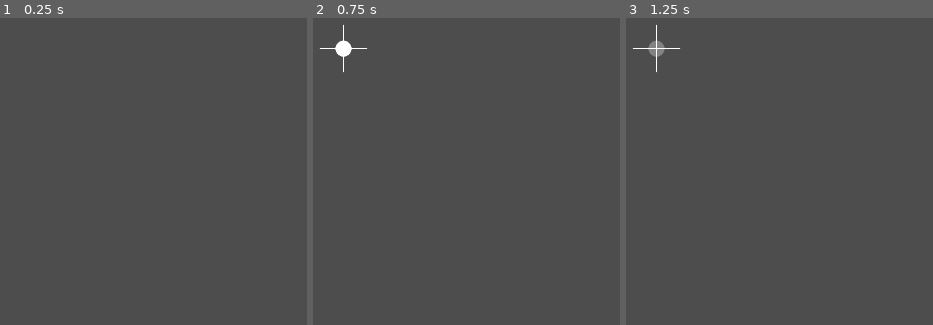
Above: before the commit, frames 1-3 (left to right).
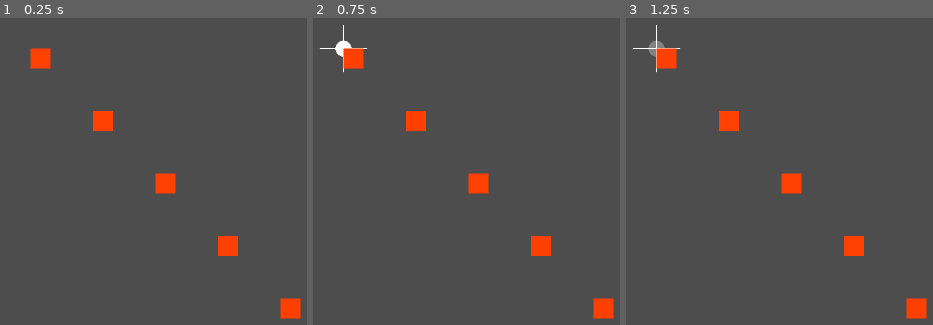
Above: after the commit, the same moments.

Repository: cappelnord/life-codes-interaction
Game: Godot game, scene res://interaction/interaction_root.tscn
Same seed, same stepped clock (60 frames per second), same inputs: the game is played once before the commit and once after it.
Inputs (mouse positions are in pixels of both pictures, inside the frame that each line leads up to):
- Up to frame 1 (0.25 s): no input
- Up to frame 2 (0.75 s): tap Enter at 0.5 s; move the mouse to (outside the picture) at 0.52 s; tap M (toggle_mouse_cursor) at 0.6 s; click (outside the picture) at 0.67 s
- Up to frame 3 (1.25 s): no input

The runs differ from the first frame. In frame 1, 2.3% of the frame differs, in the area x 9-99%, y 9-99%; in frame 2, 2.3%; in frame 3, 2.3%.

Commit message:
whole lot of work on interaction

Diff:
--- a/interaction/interaction_root.tscn
+++ b/interaction/interaction_root.tscn
@@ -1,10 +1,11 @@
-[gd_scene load_steps=6 format=3 uid="uid://dhgams4dad5a2"]
+[gd_scene load_steps=7 format=3 uid="uid://dhgams4dad5a2"]
 
 [ext_resource type="Script" path="res://interaction/scripts/websocket_controller.gd" id="1_sem6k"]
 [ext_resource type="Texture2D" uid="uid://dnh80j7shpx7e" path="res://interaction/graphics/qr_placeholder.png" id="2_oyg0d"]
 [ext_resource type="Script" path="res://interaction/scripts/qr_code_slot.gd" id="3_fiq1s"]
 [ext_resource type="Script" path="res://interaction/scripts/cursor_manager.gd" id="4_mivvh"]
 [ext_resource type="Script" path="res://interaction/scripts/mouse_cursor_controller.gd" id="5_c3jn7"]
+[ext_resource type="Script" path="res://interaction/scripts/code_block_manager.gd" id="6_deg0t"]
 
 [node name="InteractionRoot" type="Node2D"]
 
@@ -49,8 +50,20 @@
 id = "d"
 target_size = 180
 
+[node name="QR-d2" type="Sprite2D" parent="Interaction/WebSocketController"]
+texture_filter = 1
+position = Vector2(477, 325)
+scale = Vector2(4.86, 4.86)
+texture = ExtResource("2_oyg0d")
+script = ExtResource("3_fiq1s")
+id = "e"
+target_size = 180
+
 [node name="CursorManager" type="Node" parent="Interaction"]
 script = ExtResource("4_mivvh")
 
 [node name="MouseCursorController" type="Node" parent="Interaction"]
 script = ExtResource("5_c3jn7")
+
+[node name="CodeBlockManager" type="Node2D" parent="Interaction"]
+script = ExtResource("6_deg0t")
--- /dev/null
+++ b/interaction/nodes/code_block.tscn
@@ -0,0 +1,13 @@
+[gd_scene load_steps=3 format=3 uid="uid://b6km55bfwr8m1"]
+
+[ext_resource type="Script" path="res://interaction/scripts/code_block.gd" id="1_i2y0i"]
+[ext_resource type="Texture2D" uid="uid://dv31sb6e87klr" path="res://interaction/graphics/red.png" id="2_aem6l"]
+
+[node name="CodeBlock" type="Node2D"]
+script = ExtResource("1_i2y0i")
+
+[node name="CodeBlockVisual" type="Node2D" parent="."]
+
+[node name="CodeBlockBackground" type="Sprite2D" parent="CodeBlockVisual"]
+texture = ExtResource("2_aem6l")
+centered = false
--- /dev/null
+++ b/interaction/scripts/code_block.gd
@@ -0,0 +1,24 @@
+extends Node2D
+class_name  CodeBlock
+
+enum Type {
+	SUBJECT,
+	ACTION,
+	# add ephemeral action here?
+	MODIFIER
+}
+
+var slot
+
+# Called when the node enters the scene tree for the first time.
+func _ready():
+	position = slot.start_position
+	# copy everything over from slot
+
+
+# Called every frame. 'delta' is the elapsed time since the previous frame.
+func _process(delta):
+	pass
+
+func move(new_position: Vector2):
+	position = new_position
--- /dev/null
+++ b/interaction/scripts/code_block_argument.gd
@@ -0,0 +1,15 @@
+extends Object
+class_name CodeBlockArgument
+
+enum Type {
+	CONSTANT
+}
+
+var parameter: CodeBlockParameter
+var value
+var type: Type
+
+func _init(parameter: CodeBlockParameter, type: Type, value):
+	self.parameter = parameter
+	self.type = type
+	self.value = value
--- /dev/null
+++ b/interaction/scripts/code_block_family.gd
@@ -0,0 +1,17 @@
+extends Object
+class_name CodeBlockFamily
+
+var id: StringName
+var color: Color
+var matches: Array = []
+
+func _init(id: StringName, color: Color, matches: Array):
+	self.id = id
+	self.color = color
+	self.matches = matches
+
+func is_compatible(family: CodeBlockFamily):
+	if matches[0] == &"*": return true
+	for cand in matches:
+		if cand == family.id: return true
+	return false
--- /dev/null
+++ b/interaction/scripts/code_block_loader.gd
@@ -0,0 +1,84 @@
+extends Object
+class_name CodeBlockLoader
+
+func _init(path: String):
+	pass
+	# initialize stuff
+
+func load(manager: CodeBlockManager):
+	var universal_family = manager.add_family(CodeBlockFamily.new(
+		&"universal",
+		Color.WHITE,
+		[&"*"]
+	))
+
+	var clock_family = manager.add_family(CodeBlockFamily.new(
+		&"clock",
+		Color.AQUAMARINE,
+		[&"clock"]
+	))
+
+	var bowl_family = manager.add_family(CodeBlockFamily.new(
+		&"bowl",
+		Color.CORAL,
+		[&"bowl"]
+	))
+
+	var clock_spec = manager.add_spec(CodeBlockSpec.new(
+		&"clock",
+		"clock",
+		CodeBlock.Type.SUBJECT,
+		clock_family,
+		[]
+	))
+
+	var play_spec = manager.add_spec(CodeBlockSpec.new(
+		&"play",
+		"play",
+		CodeBlock.Type.ACTION,
+		clock_family,
+		[]
+	))
+
+	var faster_spec = manager.add_spec(CodeBlockSpec.new(
+		&"faster",
+		"faster",
+		CodeBlock.Type.MODIFIER,
+		universal_family,
+		[CodeBlockParameter.new(&"speed", CodeBlockParameter.Type.NUMBER, 2)]
+	))
+
+	var mute_spec = manager.add_spec(CodeBlockSpec.new(
+		&"mute",
+		"mute",
+		CodeBlock.Type.MODIFIER,
+		universal_family,
+		[]
+	))
+
+	manager.add_slot(CodeBlockSlot.new(
+		clock_spec,
+		Vector2(100, 100)
+	))
+
+	manager.add_slot(CodeBlockSlot.new(
+		play_spec,
+		Vector2(200, 200)
+	))
+
+	manager.add_slot(CodeBlockSlot.new(
+		faster_spec,
+		Vector2(300, 300),
+		[CodeBlockArgument.new(faster_spec.get_parameter(&"speed"), CodeBlockArgument.Type.CONSTANT, 2)]
+	))
+
+	manager.add_slot(CodeBlockSlot.new(
+		faster_spec,
+		Vector2(400, 400),
+		[CodeBlockArgument.new(faster_spec.get_parameter(&"speed"), CodeBlockArgument.Type.CONSTANT, 4)]
+	))
+
+	manager.add_slot(CodeBlockSlot.new(
+		mute_spec,
+		Vector2(500, 500)
+	))
--- /dev/null
+++ b/interaction/scripts/code_block_manager.gd
@@ -0,0 +1,48 @@
+extends Node2D
+class_name CodeBlockManager
+
+var _code_block_node = preload("res://interaction/nodes/code_block.tscn")
+
+var _specs: Dictionary = {}
+var _slots: Dictionary = {}
+var _families: Dictionary = {}
+
+
+
+# Called when the node enters the scene tree for the first time.
+func _ready():
+	# load all specs
+	CodeBlockLoader.new("..").load(self)
+
+
+
+# Called every frame. 'delta' is the elapsed time since the previous frame.
+func _process(delta):
+	# iterate over slots and instantiate blocks if needed
+	for id in _slots:
+		var slot: CodeBlockSlot = _slots[id]
+		if slot.should_spawn():
+			slot.block = _code_block_node.instantiate()
+			slot.block.slot = slot # the codeblock will take care of reading everything from the slot
+			add_child(slot.block)
+
+func add_spec(spec: CodeBlockSpec):
+	_specs[spec.id] = spec
+	return spec
+
+func get_spec(id: StringName):
+	return _specs[id]
+
+func add_family(family: CodeBlockFamily):
+	_families[family.id] = family
+	return family
+
+func get_family(id: StringName):
+	return _families[id]
+
+func add_slot(slot: CodeBlockSlot):
+	_slots[slot.id] = slot
+	return slot
+
+func get_slot(id: StringName):
+	return _slots[id]
--- /dev/null
+++ b/interaction/scripts/code_block_parameter.gd
@@ -0,0 +1,16 @@
+extends Object
+class_name CodeBlockParameter
+
+enum Type {
+	INTEGER,
+	NUMBER
+}
+
+var id: StringName
+var type: Type
+var default
+
+func _init(id: StringName, type: Type, default):
+	self.id = id
+	self.type = type
+	self.default = default
--- /dev/null
+++ b/interaction/scripts/code_block_slot.gd
@@ -0,0 +1,28 @@
+extends Object
+class_name CodeBlockSlot
+
+var id: StringName
+var display_string: String
+var spec: CodeBlockSpec
+var start_position: Vector2
+# should be copied when CodeBlock is spawned
+var arguments: Dictionary
+
+var _should_respawn = true
+var block: CodeBlock = null
+
+func _init(spec: CodeBlockSpec, start_position: Vector2, arguments: Array = [], id: StringName = &"", display_string: String = ""):
+	if display_string == "": display_string = spec.display_string
+	# TODO: check if this is actually a memory leak
+	if id == &"": id = StringName(str(spec.id) + "-" + str(str(randf_range(0.0, 1.0)).hash()))
+
+	self.id = id
+	self.display_string = display_string
+	self.spec = spec
+	self.start_position = start_position
+	self.arguments = {}
+	for argument in arguments:
+		self.arguments[argument.parameter.id] = argument
+
+func should_spawn() -> bool:
+	return block == null and _should_respawn
--- /dev/null
+++ b/interaction/scripts/code_block_spec.gd
@@ -0,0 +1,20 @@
+extends Object
+class_name CodeBlockSpec
+
+var id: StringName
+var display_string: String
+var type: CodeBlock.Type
+var family: CodeBlockFamily
+var parameters: Array
+
+func _init(id: StringName, display_string: String, type: CodeBlock.Type, family: CodeBlockFamily, parameters: Array):
+	self.id = id
+	self.display_string = display_string
+	self.type = type
+	self.family = family
+	self.parameters = parameters
+
+func get_parameter(id: StringName):
+	for parameter in parameters:
+		if parameter.id == id: return parameter
+	return null
--- a/interaction/scripts/cursor.gd
+++ b/interaction/scripts/cursor.gd
@@ -18,6 +18,9 @@
 	if _time_when_reset > 0 and Time.get_ticks_msec() > _time_when_reset:
 		texture = _manager.cursor_image_base
 		_time_when_reset = -1
+
+func move(new_position: Vector2):
+	position = new_position
 
 func move_delta(delta: Vector2):
 	var new_position : Vector2 = position + delta
--- a/interaction/scripts/cursor_manager.gd
+++ b/interaction/scripts/cursor_manager.gd
@@ -22,6 +22,10 @@
 	if cursors.has(id):
 		cursors[id].queue_free()
 		cursors.erase(id)
+
+func move(id: String, new_position: Vector2):
+	if cursors.has(id):
+		cursors[id].move(new_position)
 
 func move_delta(id: String, delta: Vector2):
 	if cursors.has(id):
--- a/interaction/scripts/qr_code_slot.gd
+++ b/interaction/scripts/qr_code_slot.gd
@@ -2,6 +2,7 @@
 class_name QRCodeSlot
 
 @export var id: String
+@export var scheme: String = "default"
 @export var target_size: int = 120
 @export var time_until_refresh: float = 15
 
--- a/interaction/scripts/websocket_controller.gd
+++ b/interaction/scripts/websocket_controller.gd
@@ -73,7 +73,7 @@
 
 func _refresh_current_slot():
 	_slots[_current_slot_index].pending = true
-	_socket.send_text(JSON.stringify({"cmd": "request", "slot": _slots[_current_slot_index].id}))
+	_socket.send_text(JSON.stringify({"cmd": "request", "slot": _slots[_current_slot_index].id, "scheme": _slots[_current_slot_index].scheme}))
 
 
 func _attempt_connect_websocket():
Binary file added: interaction/graphics/red.png
Not shown, added: interaction/graphics/red.png.import
